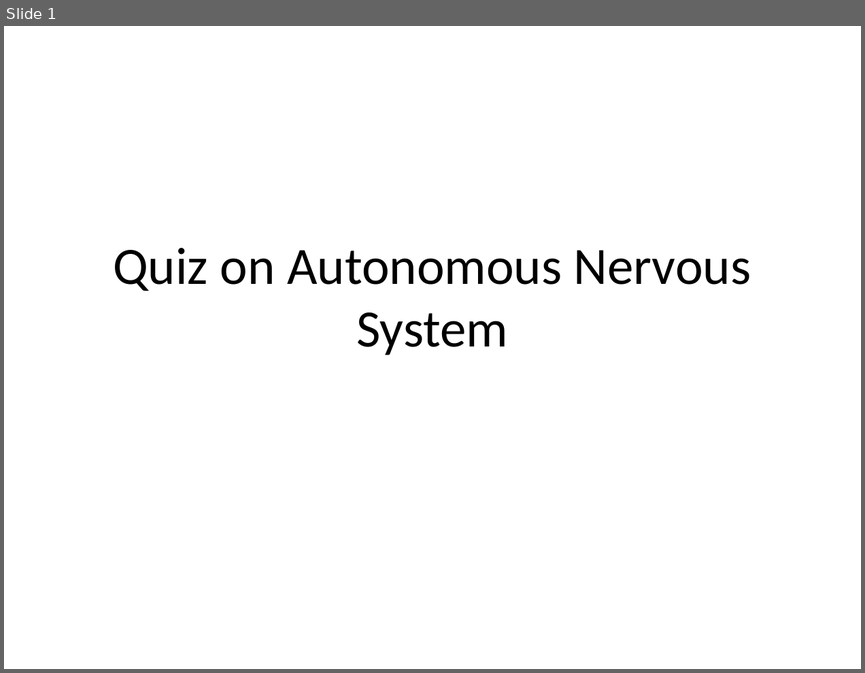
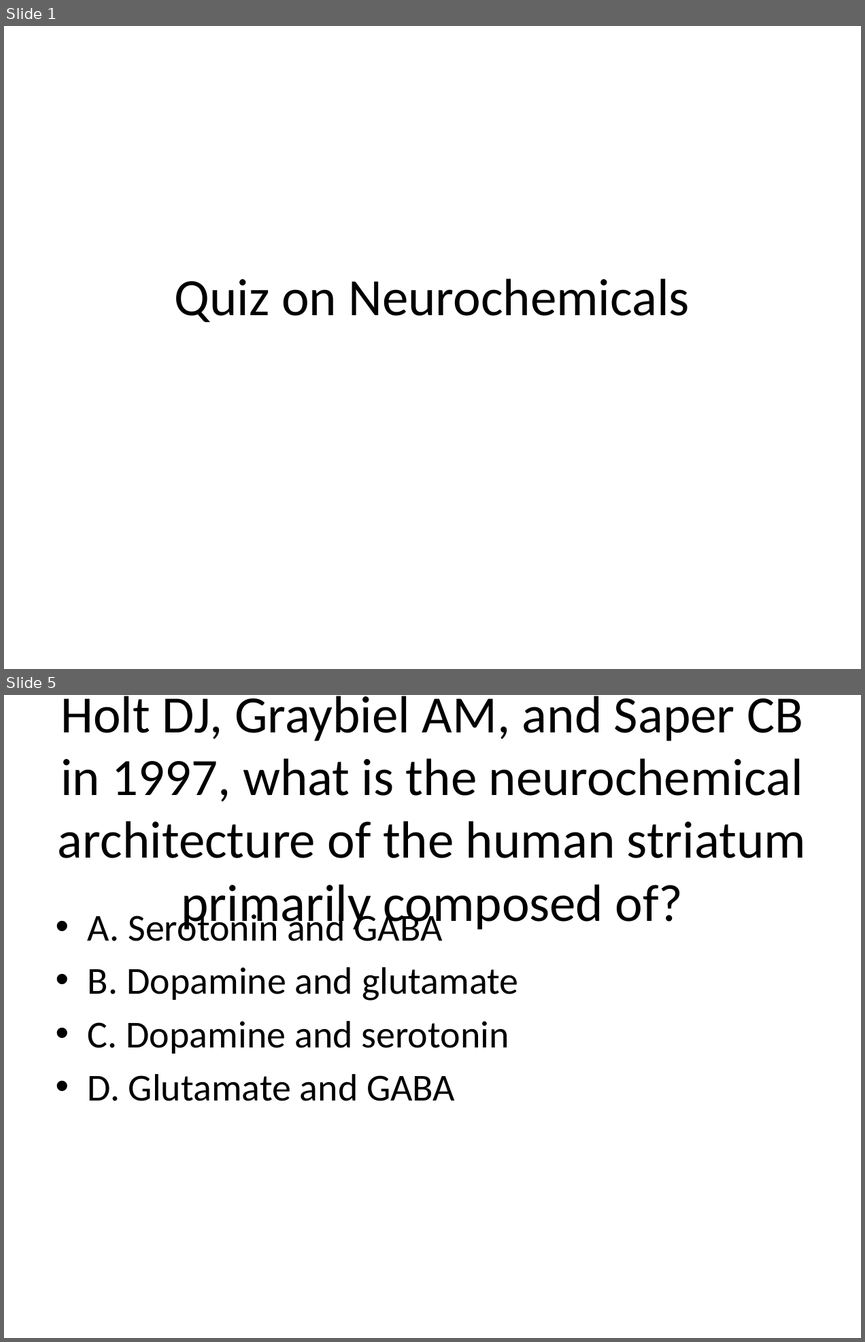
Before and after one commit to possibly-nrs-14/rag-sme, a slide deck: exports/quiz.pptx. Shown one above the other, each under a label of ours: slide 1 before the commit, slides 1 and 5 after it; the slides between them are not shown. The pictures are 865x673 and 865x1342 pixels, drawn with LibreOffice and Linux fonts; fonts in the diff are those of the drawing. Boxes give left, top, right and bottom in pixels: in the first picture for what was removed or moved away, otherwise in the second. Text is boxed around its words. In the diff, an @@ line names an element or a change of style, - is before the commit and + after.

```diff
--- a/exports/quiz.pptx
+++ b/exports/quiz.pptx
@@ slide 5 added at box(4, 695, 861, 1338), background #FFFFFF @@
@@ title added at box(58, 696, 806, 933), 44 pt, text #000000 @@
+Q4: According to the research by Holt DJ, Graybiel AM, and Saper CB in 1997, what is the neurochemical architecture of the human striatum primarily composed of?
@@ text added at box(88, 909, 519, 1101), 32 pt, text #000000 @@
+• A. Serotonin and GABA
+• B. Dopamine and glutamate
+• C. Dopamine and serotonin
+• D. Glutamate and GABA
@@ slide 1 changed as well @@
@@ title at box(175, 278, 689, 322): text changed @@
-Quiz on Autonomous Nervous System
+Quiz on Neurochemicals
```
Also in this commit, not shown: 2 other slides changed, 4 other slides added, 1 slide removed, 8 other files.
